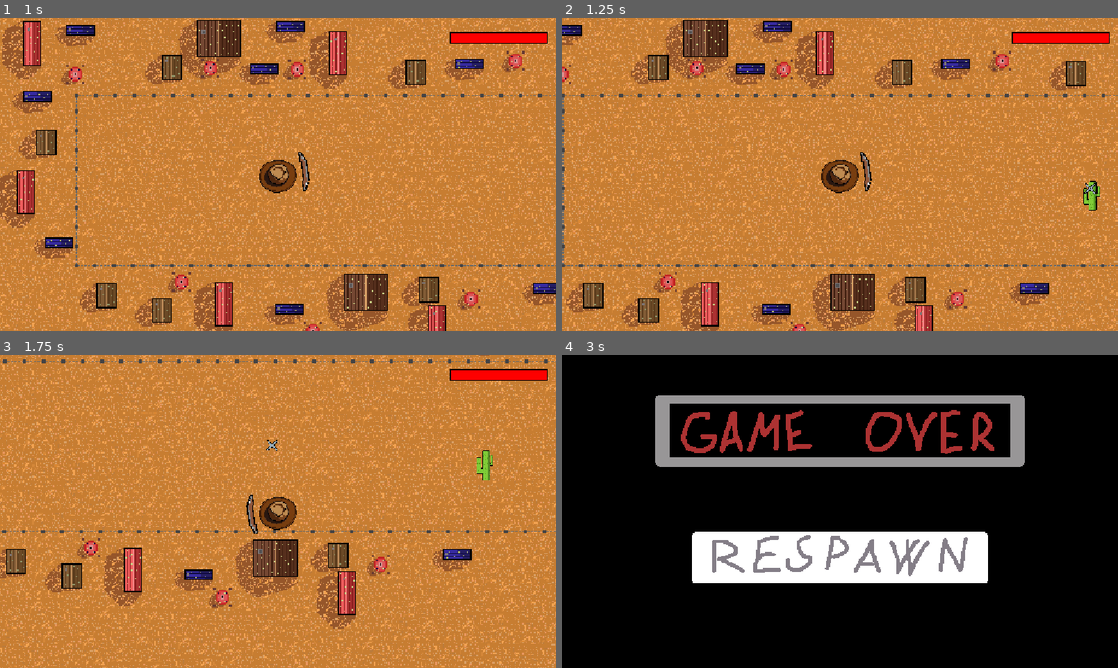
Above: before the commit, frames 1-4 (two rows, left to right).
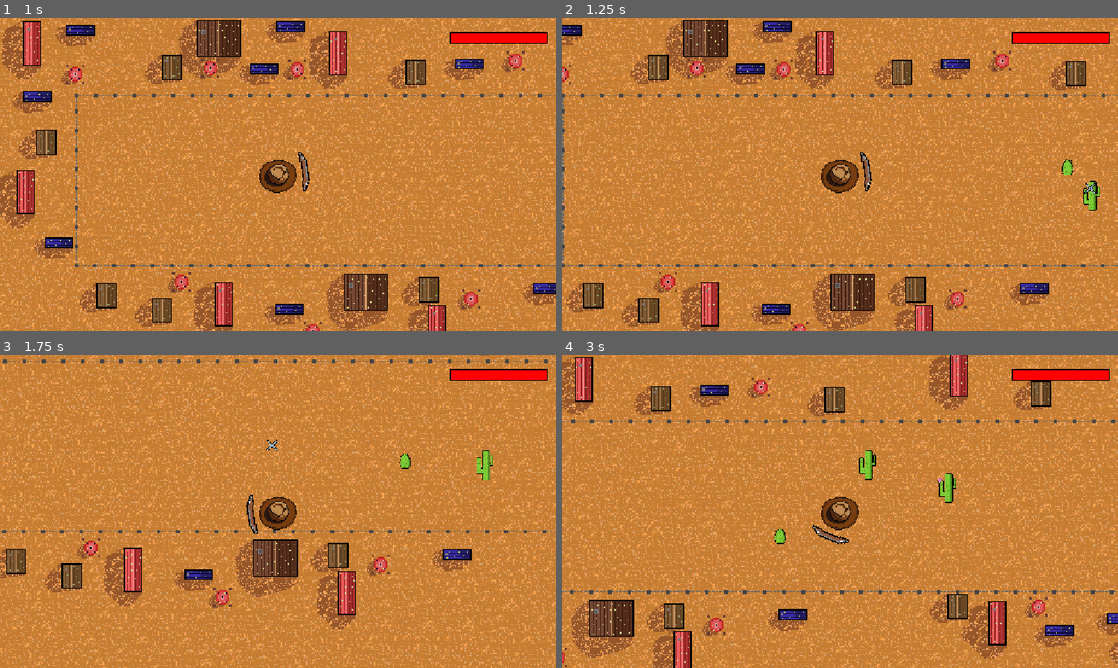
Above: after the commit, the same moments.

Repository: TarMan31/automatic-winner
Game: Godot game, scene res://main.tscn
Two runs of this game, one before a commit and one after it. Both use one fixed random seed, a clock stepped at 60 frames per second and the inputs below.
Inputs (mouse positions are in pixels of both pictures, inside the frame that each line leads up to):
- Up to frame 1 (1 s): tap Enter at 0.5 s; move the mouse to (400, 158) at 0.52 s; hold Right (ui_right) from 0.53 s (still down)
- Up to frame 2 (1.25 s): keep holding Right (ui_right)
- Up to frame 3 (1.75 s): move the mouse to (166, 527) at 1.27 s; release Right (ui_right) at 1.28 s; hold Down (ui_down) from 1.28 s (still down)
- Up to frame 4 (3 s): move the mouse to (895, 442) at 2.02 s; release Down (ui_down) at 2.03 s; hold Right (ui_right) 2.03-2.78 s; move the mouse to (812, 574) at 2.77 s; hold Up (ui_up) from 2.78 s (still down)

Frame 1 is identical in both runs. In frame 2, less than 0.1% of the frame differs, in the area x 89-93%, y 45-51%; in frame 3, less than 0.1%; in frame 4, 99%, in the area x 0-100%, y 0-100%.

Commit message:
MatyjeTeplySignal

Diff:
--- a/bounce-back/bullet.gd
+++ b/bounce-back/bullet.gd
@@ -24,7 +24,6 @@
 	odrazena_strela = true
 
 func _on_body_entered(body: Node2D) -> void:
-	print("ZASAH: ", body.name, " | enemy: ", body.is_in_group("enemy"), " | odrazena: ", odrazena_strela)
 	if body.is_in_group("player") and not odrazena_strela:
 		body.take_damage(10)
 		queue_free()
--- a/bounce-back/kkts.gd
+++ b/bounce-back/kkts.gd
@@ -1,4 +1,6 @@
 extends CharacterBody2D
+
+signal kaktus_zabity
 
 @export var bullet_scene: PackedScene
 
@@ -66,4 +68,5 @@
 		var zvuk = get_tree().current_scene.get_node_or_null("EnemyDeathSound")
 		if zvuk:
 			zvuk.play()
+		kaktus_zabity.emit()
 		queue_free()
--- /dev/null
+++ b/bounce-back/main.gd
@@ -0,0 +1,20 @@
+extends Node2D
+
+signal vsichni_kaktusove_zabiti
+
+var zbyva_kaktusu: int = 0
+
+
+func _ready() -> void:
+	for kaktus in get_tree().get_nodes_in_group("enemy"):
+		zbyva_kaktusu += 1
+		kaktus.connect("kaktus_zabity", _on_kaktus_zabity)
+
+
+func _on_kaktus_zabity() -> void:
+	zbyva_kaktusu -= 1
+	print("Zbývá kaktusů: ", zbyva_kaktusu)
+
+	if zbyva_kaktusu == 0:
+		print("Vsichni kaktusi jsou mrtvi!")
+		vsichni_kaktusove_zabiti.emit()
--- a/bounce-back/main.tscn
+++ b/bounce-back/main.tscn
@@ -1,5 +1,6 @@
 [gd_scene format=3 uid="uid://ytqxs36g85id"]
 
+[ext_resource type="Script" uid="uid://cno2he728mbed" path="res://main.gd" id="1_5vw27"]
 [ext_resource type="PackedScene" uid="uid://dofxdfux0o1sd" path="res://kkts.tscn" id="2_0xm2m"]
 [ext_resource type="PackedScene" uid="uid://c8igyey7o7ye5" path="res://background.tscn" id="3_7mycd"]
 [ext_resource type="PackedScene" uid="uid://cn1vk2bpqjajd" path="res://player.tscn" id="4_1bvp3"]
@@ -9,12 +10,11 @@
 [ext_resource type="AudioStream" uid="uid://diph2jp6rlktg" path="res://fortinte_death.mp3" id="7_272bh"]
 
 [sub_resource type="CapsuleShape2D" id="CapsuleShape2D_h2yge"]
-radius = 4.4642944
-height = 32.142883
-radius = 8.928574
-height = 39.285706
+radius = 5.357147
+height = 25.0
 
 [node name="Main" type="Node2D" unique_id=608802758]
+script = ExtResource("1_5vw27")
 
 [node name="kkts" parent="." unique_id=1608607457 instance=ExtResource("2_0xm2m")]
 position = Vector2(-295, -327)
@@ -26,28 +26,20 @@
 [node name="Node2D" parent="." unique_id=1587759662 instance=ExtResource("3_7mycd")]
 
 [node name="kkts2" parent="." unique_id=1973053176 instance=ExtResource("2_0xm2m")]
-position = Vector2(237, -232)
 position = Vector2(-199, -365)
 speed = 150.0
 max_zivoty = 6
 
 [node name="Sprite2D" parent="kkts2" index="0" unique_id=1679437144]
-position = Vector2(221.84375, -156.3125)
+position = Vector2(8.000015, -2)
 texture = ExtResource("4_lquwl")
 
 [node name="CollisionShape2D" parent="kkts2" index="1" unique_id=272271106]
-position = Vector2(222, -150.99998)
-position = Vector2(7.078124, -5.6562505)
-scale = Vector2(0.7050781, 0.7643229)
-texture = ExtResource("4_lquwl")
-
-[node name="CollisionShape2D" parent="kkts2" index="1" unique_id=272271106]
-position = Vector2(7, 3.9999995)
+position = Vector2(8, 3.9999995)
 scale = Vector2(1.12, 0.55999994)
 shape = SubResource("CapsuleShape2D_h2yge")
 
 [node name="kkts3" parent="." unique_id=1834578820 instance=ExtResource("2_0xm2m")]
-position = Vector2(748, -302)
 position = Vector2(-100, -327)
 speed = 100.0
 max_zivoty = 4
Not shown, added: bounce-back/main.gd.uid
